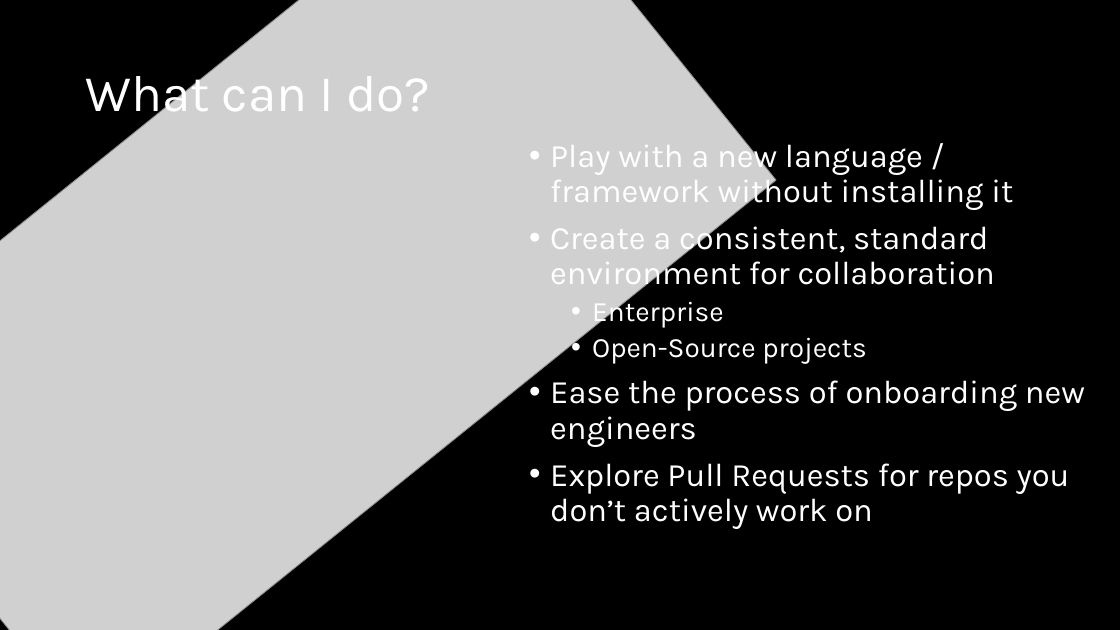
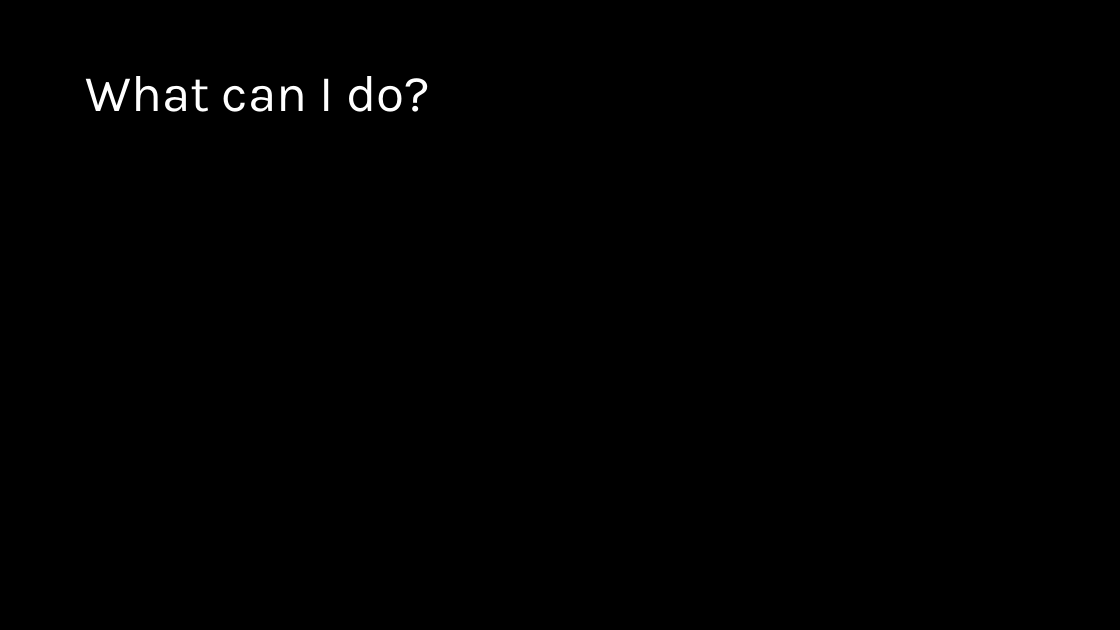
Before and after one commit to cabarney/dev-containers, a slide deck: slide 5 of Press Button, Get Development Environment.pptx. Drawn at 1120x630 pixels with LibreOffice and Linux fonts; fonts in the diff are those of the drawing; grey boxes stand for pictures; background and template pictures are left out. Boxes give left, top, right and bottom in pixels: in the first picture for what was removed or moved away, otherwise in the second. Text is boxed around its words. In the diff, an @@ line names an element or a change of style, - is before the commit and + after.

```diff
--- a/Press Button, Get Development Environment.pptx
+++ b/Press Button, Get Development Environment.pptx
@@ picture removed at bbox=[0, 0, 776, 630] @@
@@ text removed at bbox=[550, 138, 1085, 529] @@
-• Play with a new language / framework without installing it
-• Create a consistent, standard environment for collaboration
-  • Enterprise
-  • Open-Source projects
-• Ease the process of onboarding new engineers
-• Explore Pull Requests for repos you don’t actively work on
```
Also in this commit, not shown: 40 other files.
